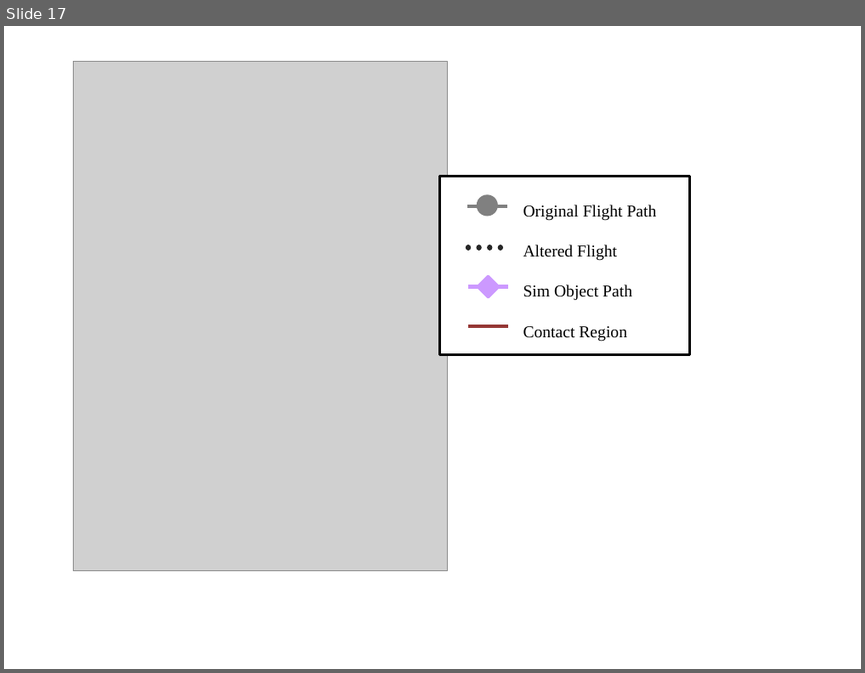
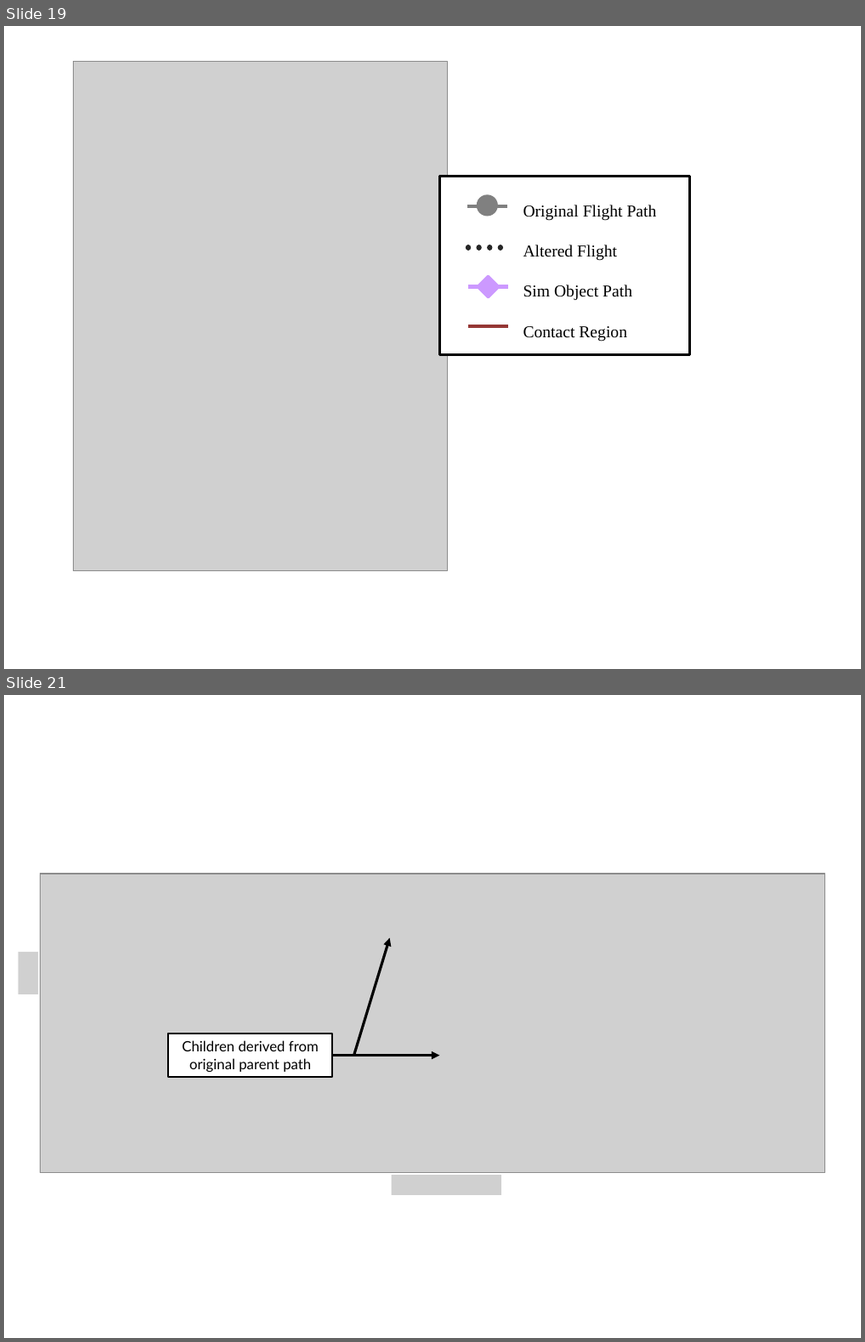
Before and after one commit to Leonardo767/aiaa2019-publication, a slide deck: docs/paper/figs/Diagrams.pptx. Shown one above the other, each under a label of ours: slide 17 before the commit, slides 19 and 21 after it; the slides between them are not shown. The pictures are 865x673 and 865x1342 pixels, drawn with LibreOffice and Linux fonts; fonts in the diff are those of the drawing; grey boxes stand for pictures. Boxes give left, top, right and bottom in pixels: in the first picture for what was removed or moved away, otherwise in the second. Text is boxed around its words. In the diff, an @@ line names an element or a change of style, - is before the commit and + after.

```diff
--- a/docs/paper/figs/Diagrams.pptx
+++ b/docs/paper/figs/Diagrams.pptx
@@ slide 21 added at (x1=4, y1=695, x2=861, y2=1338), background #FFFFFF @@
@@ picture added at (x1=40, y1=873, x2=826, y2=1171) @@
@@ arrow added from (353, 1055) to (390, 937), #000000 2.25 pt @@
@@ picture added at (x1=18, y1=951, x2=39, y2=994) @@
@@ rectangle added at (x1=169, y1=1033, x2=333, y2=1077), fill #FFFFFF, outline #000000 1.5 pt, 12 pt, text #000000 @@
+Children derived from original parent path
@@ arrow added from (332, 1055) to (439, 1055), #000000 2.25 pt @@
@@ picture added at (x1=392, y1=1174, x2=501, y2=1196) @@
@@ what was slide 17 is now slide 19 @@
```
Also in this commit, not shown: 1 slide changed, 4 other slides added, 2 other files.
